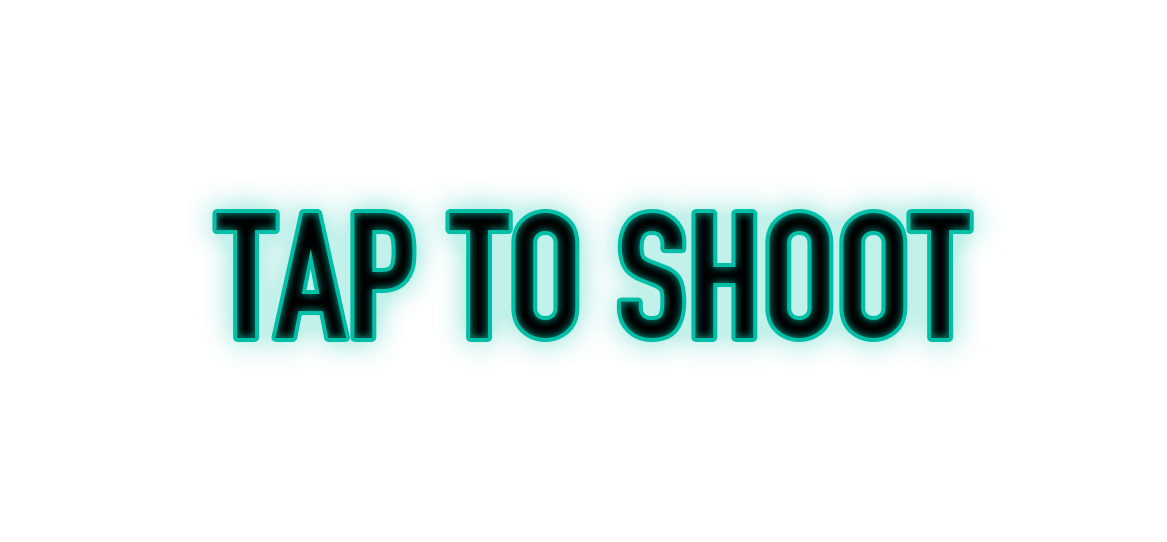
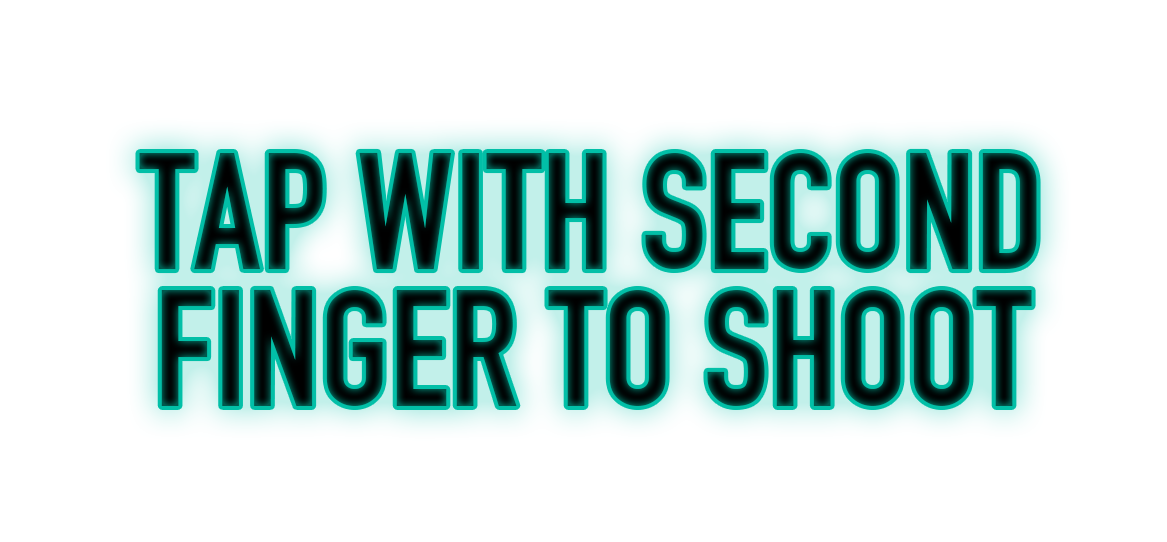
Layered file, before and after one edit (1167 × 542). Changes by layer:
renamed "Tap to shoot" to "Tap with second finger to shoot", painted on it over [139, 152, 1037, 406]
